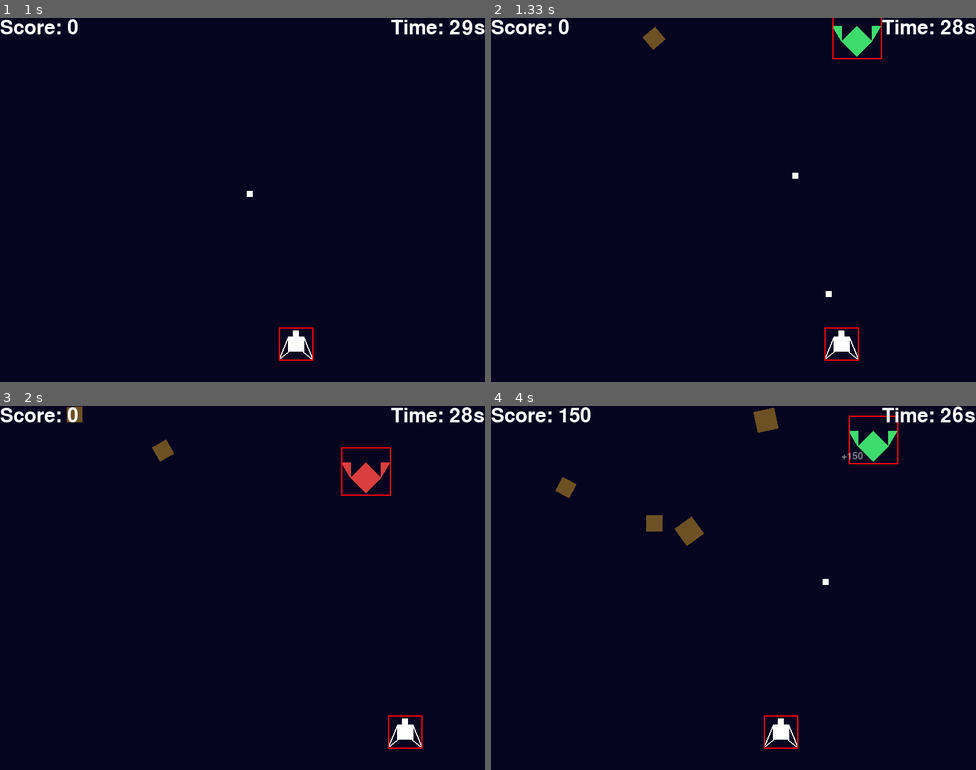
Above: before the commit, frames 1-4 (two rows, left to right).
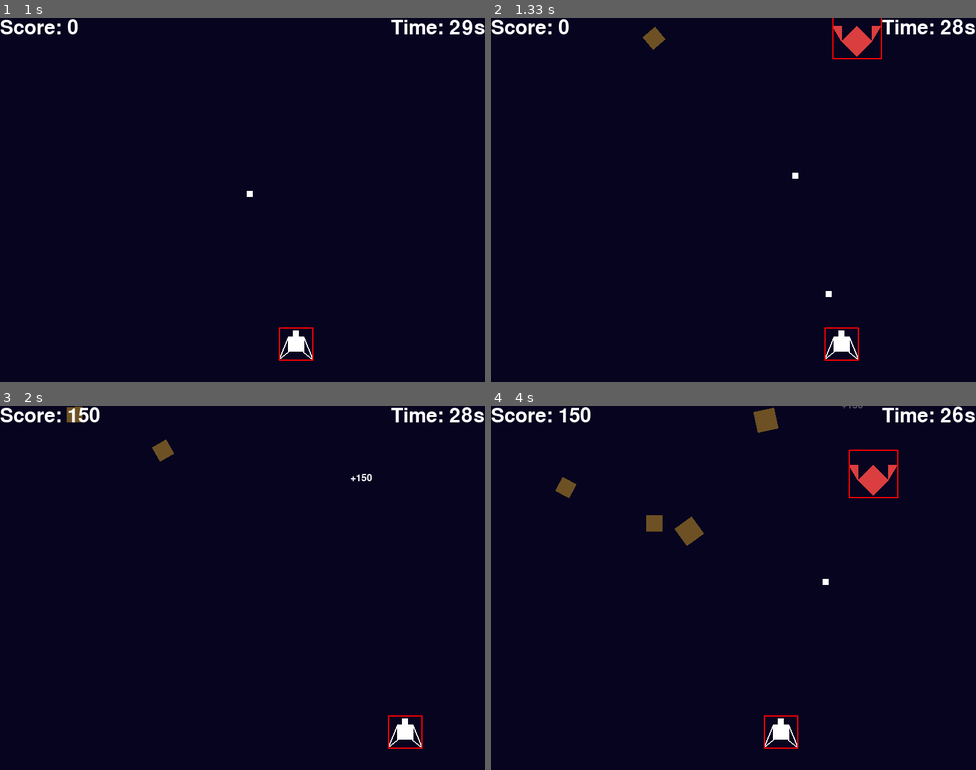
Above: after the commit, the same moments.

Repository: gnikkoch96/pygame-projects
Game: pygame game, started from test_game/shootemup_game/main.py
Same seed, same stepped clock (60 frames per second), same inputs: the game is played once before the commit and once after it.
Inputs (mouse positions are in pixels of both pictures, inside the frame that each line leads up to):
- Up to frame 1 (1 s): tap Space at 0.33, 0.73 s; hold Right from 0.67 s (still down)
- Up to frame 2 (1.33 s): tap Space at 1.03, 1.23 s; release Right at 1.13 s; hold Right from 1.17 s (still down)
- Up to frame 3 (2 s): tap Space at 1.53 s; release Right at 1.63 s; click (242, 609) at 1.72 s
- Up to frame 4 (4 s): hold Left 2-2.53 s; tap Space at 2.07, 2.37, 2.63, 2.93, 3.07, 3.37, 3.73 s; hold Left 2.57-2.97 s; hold Right 3-3.63 s; hold Left from 3.67 s (still down)

Frame 1 is identical in both runs. In frame 2, 0.4% of the frame differs, in the area x 70-81%, y 2-11%; in frame 3, 0.7%; in frame 4, 1.0%, in the area x 72-84%, y 0-26%.

Commit message:
feat: improved time based difficulty logic for enemy spawn and hp

Diff:
--- a/test_game/shootemup_game/entities/pools/enemy_pool.py
+++ b/test_game/shootemup_game/entities/pools/enemy_pool.py
@@ -22,7 +22,8 @@
         if current_time - self.last_enemy_spawn > self.spawn_rate:
             rand_x = random.randint(0, SCREEN_WIDTH) # we should also subtract by meteor size if possible for the max range
 
-            self.get_enemy(rand_x, 0, 2)
+            rand_hp = random.randint(1, self.max_enemy_hp)
+            self.get_enemy(rand_x, 0, rand_hp)
 
     def get_enemy(self, x: int, y: int, hp: int, speed: int = 2, shot_cooldown: int = 1000):
         if self.pool:
--- a/test_game/shootemup_game/main.py
+++ b/test_game/shootemup_game/main.py
@@ -59,9 +59,11 @@
     meteor_pool.meteor_max_size = int(max(1,  50 + progress * 25))
 
     # 30 - one enemy (1hp) 20 - one enemy (1hp and 2hp) 15 - two enemy (1hp and 2hp)
-    if remaining_time > 15 and remaining_time <= 20:
+    remaining_time_adj = remaining_time // 1000
+    if remaining_time_adj > 15 and remaining_time_adj <= 20:
         enemy_pool.max_enemy_hp = 2
-    elif remaining_time <= 15:
+
+    if remaining_time_adj <= 15:
         enemy_pool.max_spawn = 2
 
     if remaining_time == 0:
